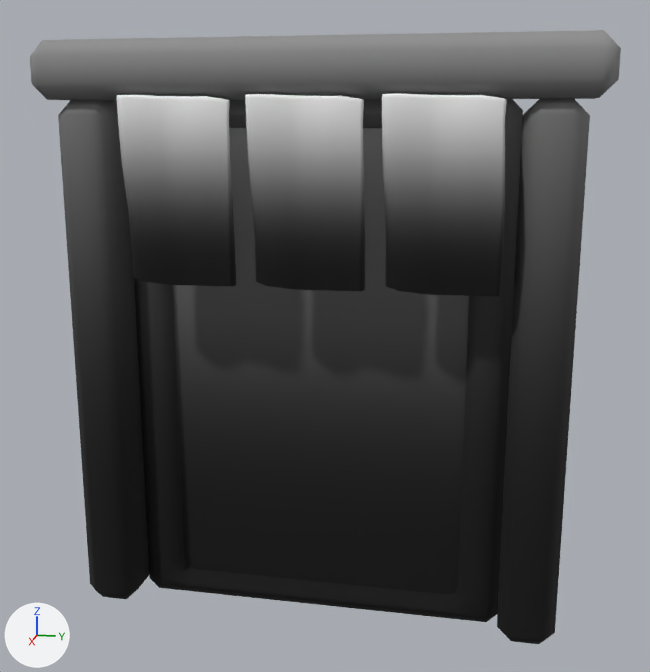
The FBX model Assets/PackageAsset/Honda 1/Wood/SM_Wood_Door_02.fbx: old version first, new version second.
Both versions are drawn from a 50 mm lens placed at (3.606, 1.359, 1.28), pointed at (1.886, 1.015, 0.85). Lighting does not change. The marker at lower left points along +X, +Y and +Z. Where no turn or scale is listed for an object, it has been applied to the vertices.

The first picture shows 'SM_Wood_Door_02'.
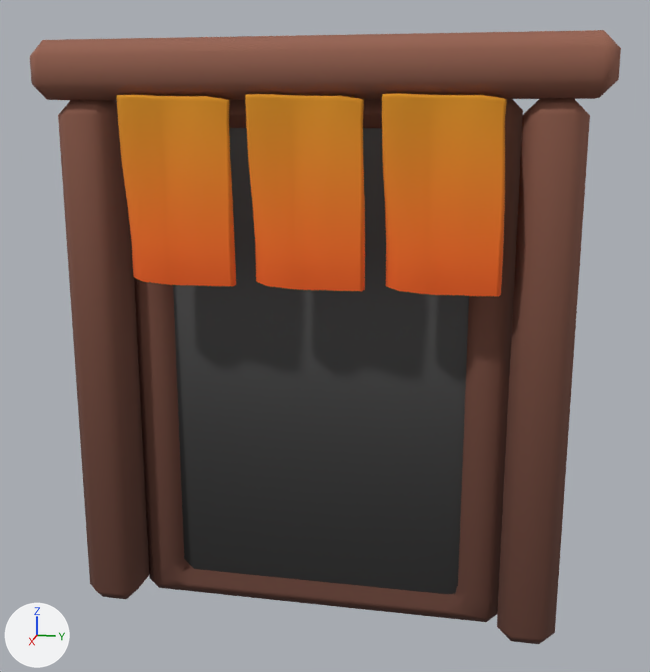
The newer file is also rescaled (x0.5) as a whole; pictures and numbers use the older file's frame.

What differs and where, as boxes (x1, y1, x2, y2) in the pictures (650 x 672 px):
'SM_Wood_Door_02', surface changed (grey to orange)
    both: (30, 30, 621, 644)

The change in detail:
Picture 'T_All_01.png' (img_t_all_01_png) is new.
Material 'MI_Wood_01' (mat_mi_wood_01) changes its picture from img_t_clay_01_png to img_t_all_01_png.
